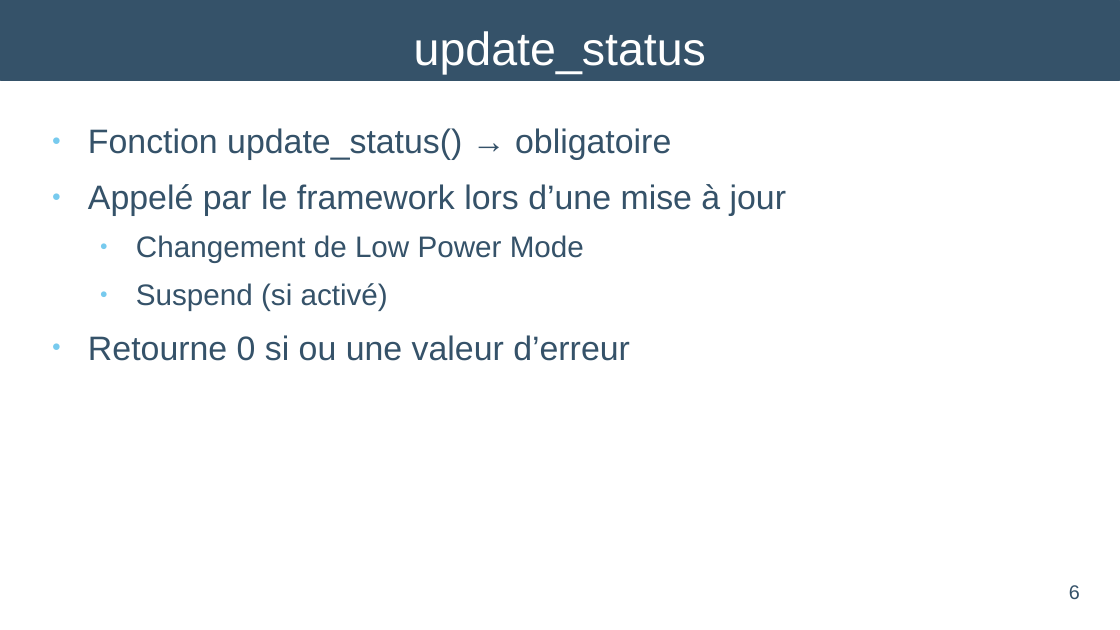
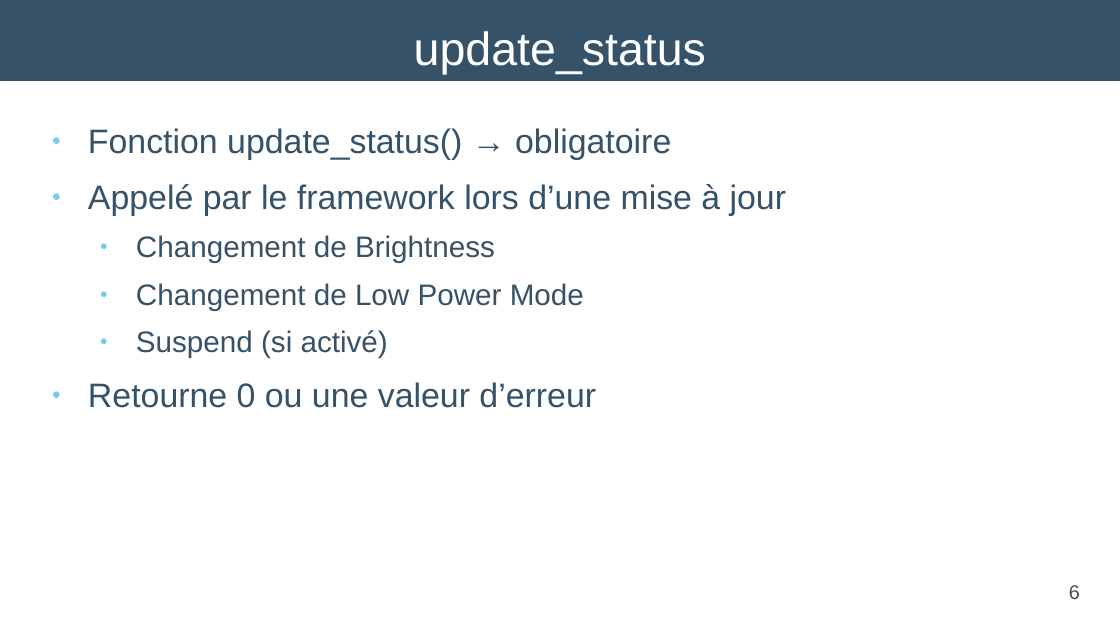
Before and after one commit to HEIG-AndreCosta/drv, a slide deck: slide 6 of material/te2/te2_andre_costa.odp. Drawn at 1120x630 pixels with LibreOffice and Linux fonts; fonts in the diff are those of the drawing. Boxes give left, top, right and bottom in pixels: in the first picture for what was removed or moved away, otherwise in the second. Text is boxed around its words. In the diff, an @@ line names an element or a change of style, - is before the commit and + after.

```diff
--- a/material/te2/te2_andre_costa.odp
+++ b/material/te2/te2_andre_costa.odp
@@ text at (136,235,495,263): paragraph added @@
+  ● Changement de Brightness
@@ text at (88,382,596,408): text changed @@
-● Retourne 0 si ou une valeur d’erreur
+● Retourne 0 ou une valeur d’erreur
```
Also in this commit, not shown: 1 other slide changed.
